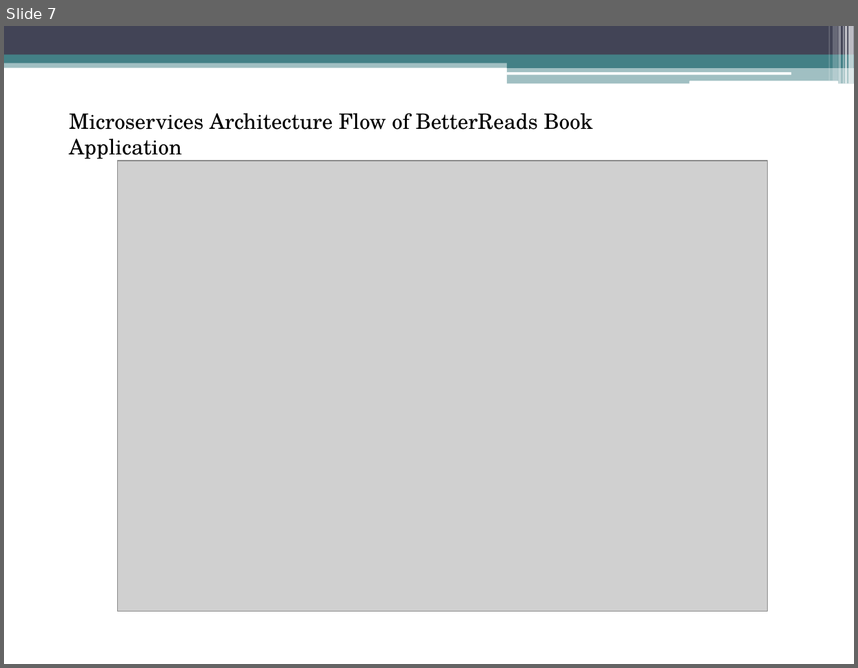
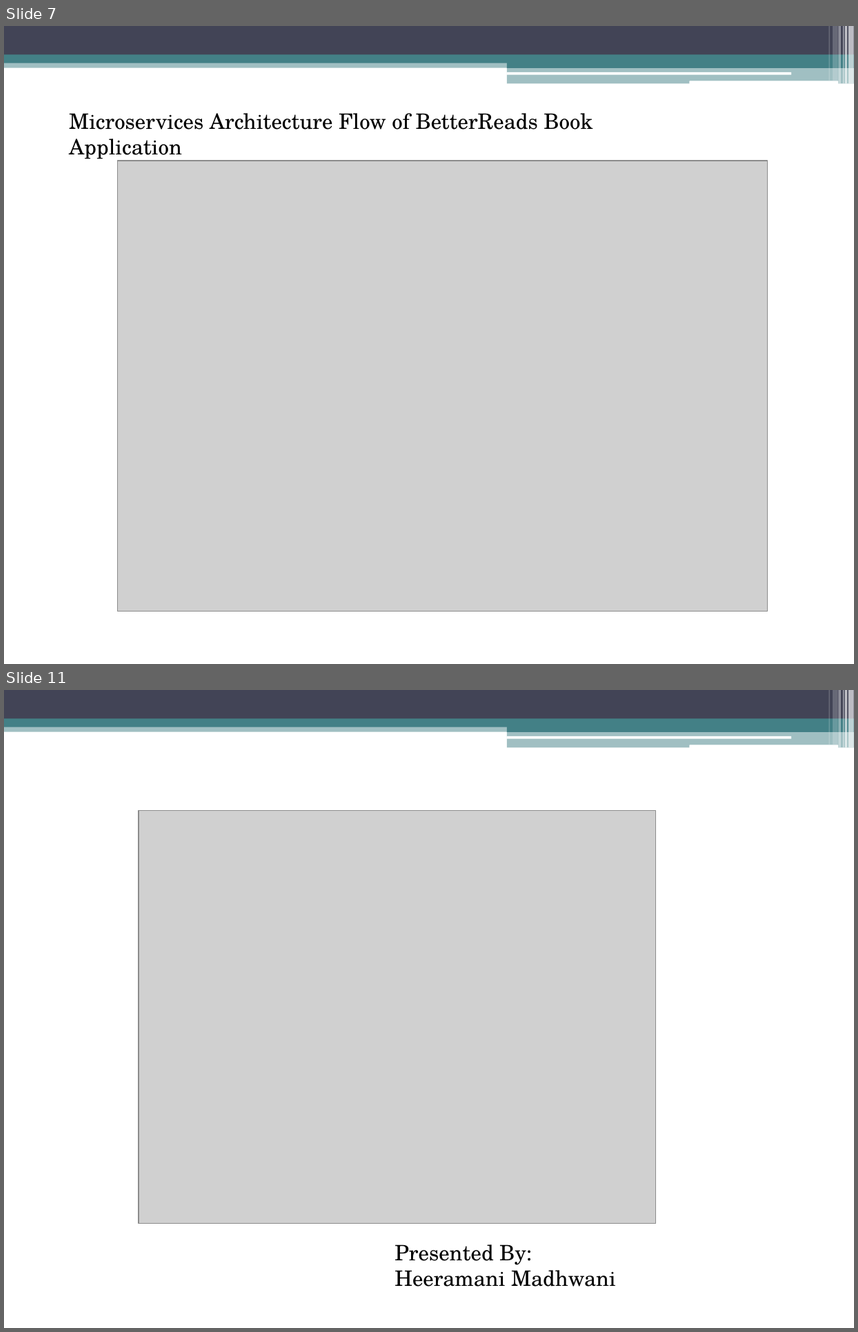
Before and after one commit to HeeramaniMadhwani/Case-Study-Book-Application, a slide deck: BetterReads-BookApp-PPT.pptx. Shown one above the other, each under a label of ours: slide 7 before the commit, slides 7 and 11 after it; the slides between them are not shown. The pictures are 858x668 and 858x1332 pixels, drawn with LibreOffice and Linux fonts; fonts in the diff are those of the drawing; grey boxes stand for pictures. Boxes give left, top, right and bottom in pixels: in the first picture for what was removed or moved away, otherwise in the second. Text is boxed around its words. In the diff, an @@ line names an element or a change of style, - is before the commit and + after.

```diff
--- a/BetterReads-BookApp-PPT.pptx
+++ b/BetterReads-BookApp-PPT.pptx
@@ slide 11 added at <box>4,690,854,1328</box>, background #FFFFFF; not listed: 13 template elements that a slide beside it also shows @@
@@ picture added at <box>139,811,655,1224</box> @@
@@ text added at <box>395,1244,616,1286</box>, 18 pt, text #000000 @@
+Presented By:
+Heeramani Madhwani
```
Also in this commit, not shown: 2 slides changed, 3 other slides added.
